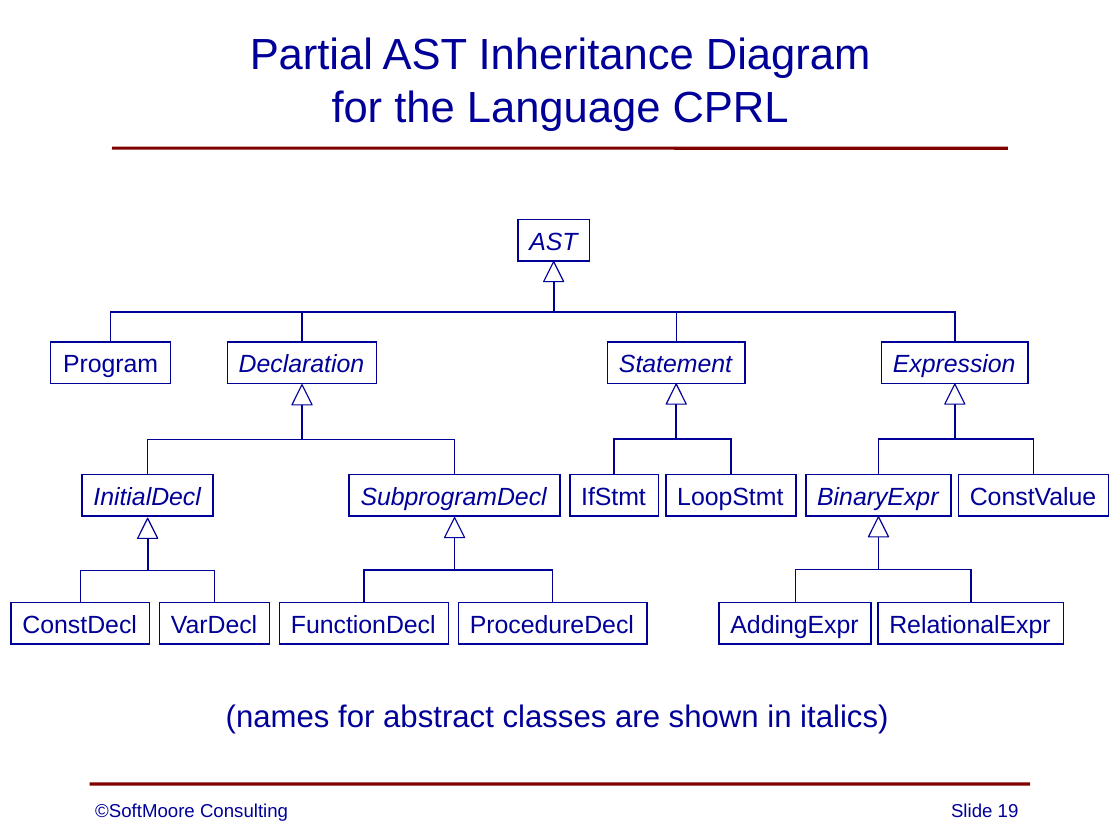
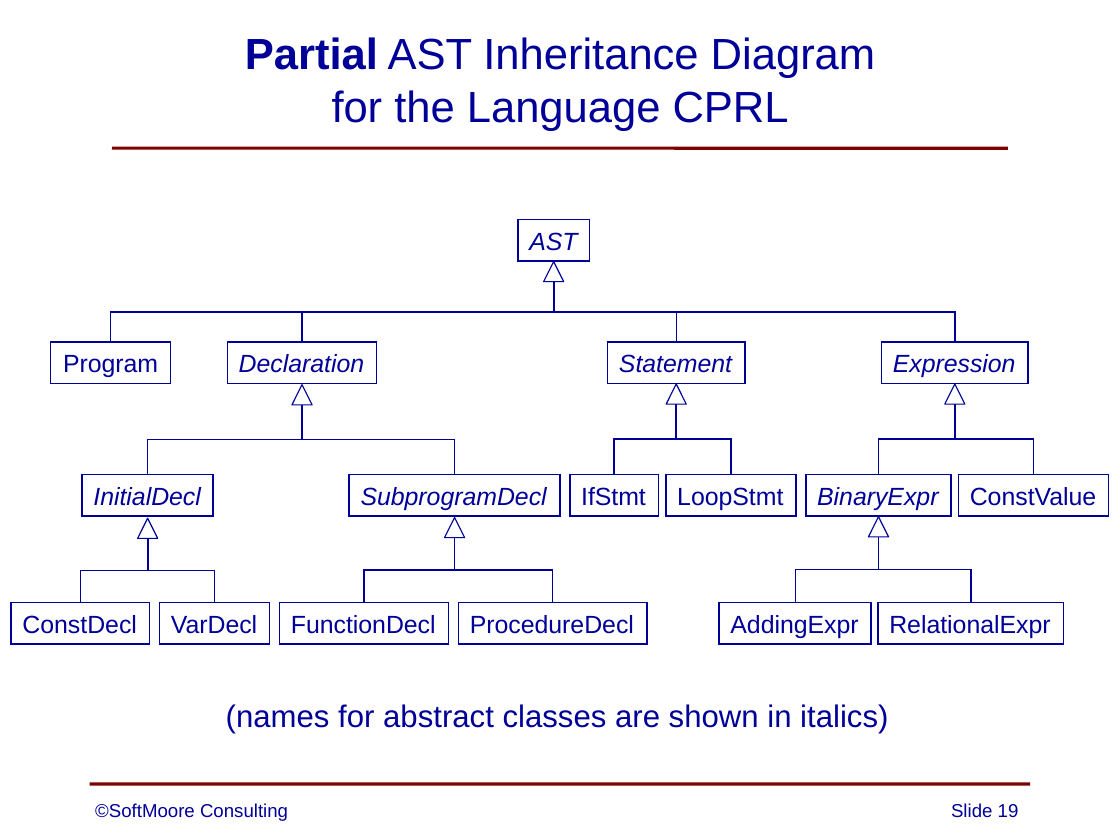
Before and after one commit to SoftMoore/CPRL-Java-3rd, a slide deck: slide 19 of PowerPoints/08 - Abstract Syntax Trees.pptx. Drawn at 1120x840 pixels with LibreOffice and Linux fonts; fonts in the diff are those of the drawing. Boxes give left, top, right and bottom in pixels: in the first picture for what was removed or moved away, otherwise in the second. Text is boxed around its words. In the diff, an @@ line names an element or a change of style, - is before the commit and + after.

```diff
--- a/PowerPoints/08 - Abstract Syntax Trees.pptx
+++ b/PowerPoints/08 - Abstract Syntax Trees.pptx
@@ title "Partial AST Inheritance Diagram for ..." at [245,37,876,131]: bold on in "Partial" @@
```
Also in this commit, not shown: 5 other slides changed.
